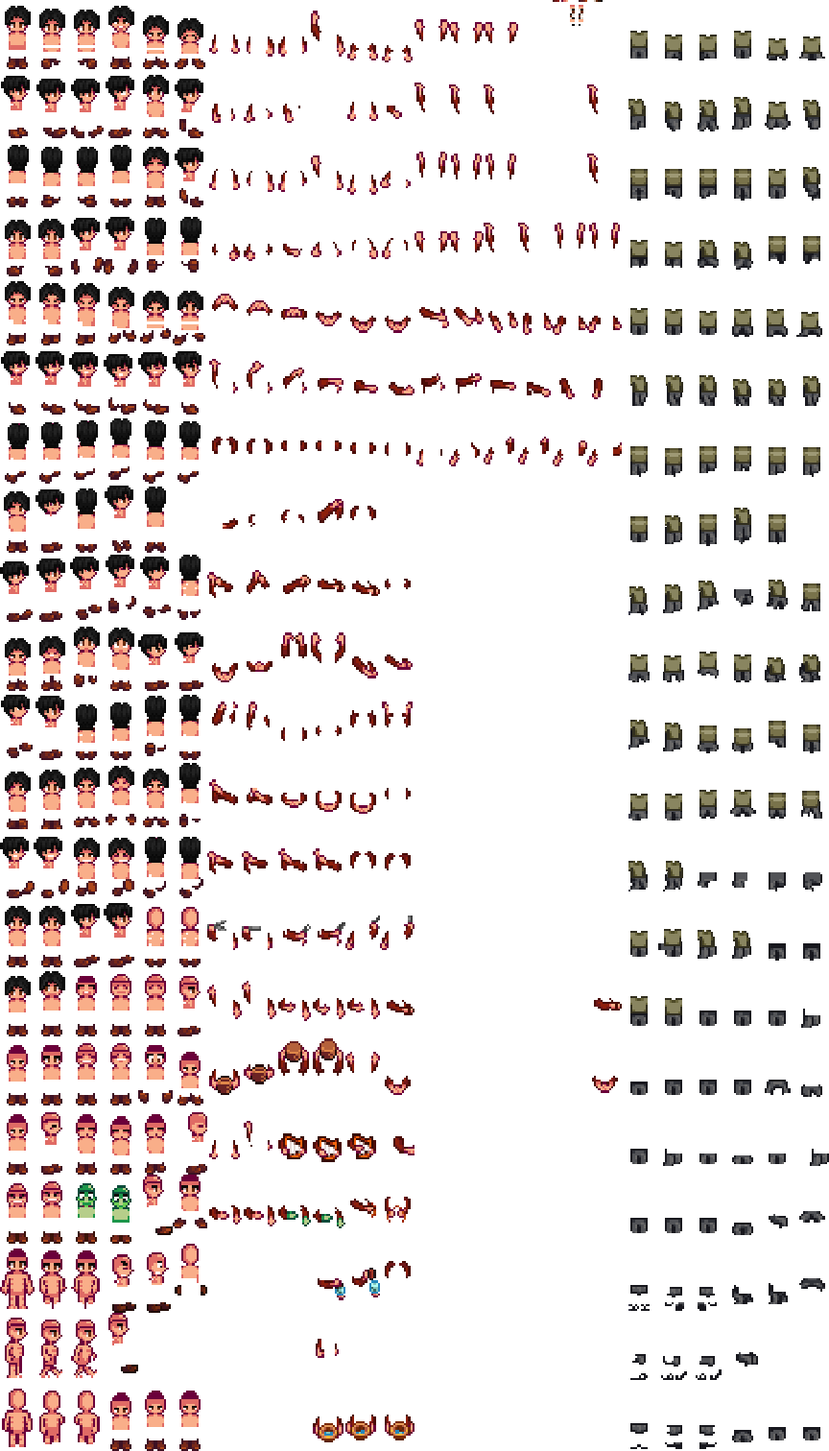
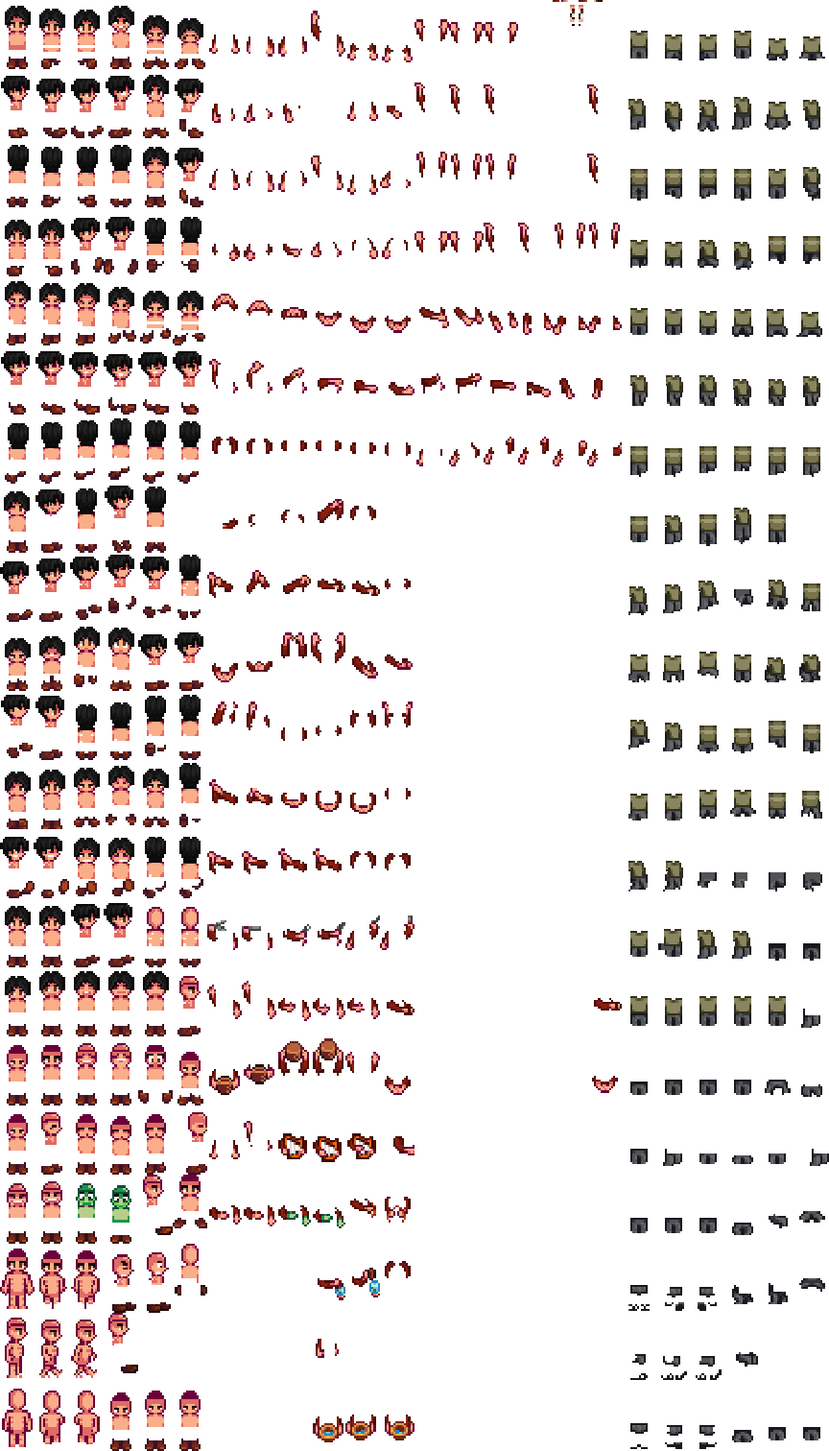
Layers edited between the first and the second 829px x 1451px image:
painted on "레이어 1 복사 6" over [73, 971, 787, 1014]
